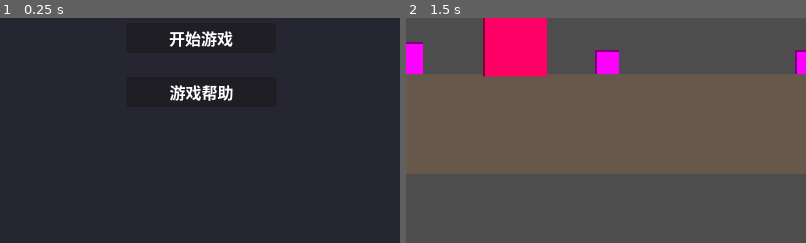
Above: before the commit, frames 1-2 (left to right).
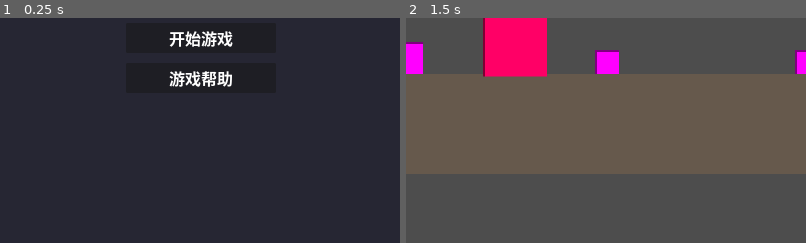
Above: after the commit, the same moments.

Repository: Lnx-Tao/GGJ2026
Game: Godot game, scene res://Scene/MainMenu.tscn
Two runs of this game, one before a commit and one after it. Both use one fixed random seed, a clock stepped at 60 frames per second and the inputs below.
Inputs (mouse positions are % of the whole screen's width and height, from its top left):
- Up to frame 1 (0.25 s): no input
- Up to frame 2 (1.5 s): click "开始游戏" at 0.5 s; tap Enter at 1.25 s; move the mouse to (72, 45) at 1.27 s; tap E at 1.35 s; click (72, 45) at 1.42 s
The pictures show only the part of the screen within x 25-75%, y 41-91%; the shares and areas given below are measured in that part.

The runs differ from the first frame. In frame 1, 1.5% of the frame differs, in the area x 42-59%, y 23-37%; in frame 2, nothing differs.

Commit message:
主界面音乐播放逻辑

Diff:
--- a/ggj-2026/Scene/MainMenu.tscn
+++ b/ggj-2026/Scene/MainMenu.tscn
@@ -1,6 +1,7 @@
-[gd_scene load_steps=2 format=3 uid="uid://ciqidfoioy0ml"]
+[gd_scene load_steps=3 format=3 uid="uid://ciqidfoioy0ml"]
 
-[ext_resource type="Script" uid="uid://dpnjfylsk77c0" path="res://Script/main_menu.gd" id="1_main_menu"]
+[ext_resource type="Script" path="res://Script/main_menu.gd" id="1_main_menu"]
+[ext_resource type="AudioStream" uid="uid://dcgxyban2hhr6" path="res://Music/bgm0.ogg" id="2_bgm"]
 
 [node name="MainMenu" type="Control"]
 layout_mode = 3
@@ -61,13 +62,18 @@
 anchor_top = 0.5
 anchor_right = 0.5
 anchor_bottom = 0.5
-offset_left = -149.0
-offset_top = 38.0
-offset_right = 151.0
-offset_bottom = 98.0
+offset_left = -150.0
+offset_top = 10.0
+offset_right = 150.0
+offset_bottom = 70.0
 grow_horizontal = 2
 grow_vertical = 2
 theme_override_colors/font_color = Color(1, 1, 1, 1)
 theme_override_colors/font_hover_color = Color(0.8, 0.9, 1, 1)
 theme_override_font_sizes/font_size = 32
 text = "游戏帮助"
+
+[node name="BGMPlayer" type="AudioStreamPlayer" parent="."]
+stream = ExtResource("2_bgm")
+autoplay = true
+bus = &"Master"
--- a/ggj-2026/Script/main_menu.gd
+++ b/ggj-2026/Script/main_menu.gd
@@ -5,6 +5,7 @@
 @onready var start_button: Button = $StartButton
 @onready var help_button: Button = $HelpButton
 @onready var title_label: Label = $TitleLabel
+@onready var bgm_player: AudioStreamPlayer = $BGMPlayer
 
 func _ready() -> void:
 	# 连接按钮信号
@@ -13,6 +14,15 @@
 
 	# 确保游戏未暂停
 	get_tree().paused = false
+
+	# 设置背景音乐循环播放
+	if bgm_player.stream:
+		# 确保音乐会循环播放
+		if bgm_player.stream is AudioStreamOggVorbis:
+			bgm_player.stream.loop = true
+		# 如果autoplay没有自动播放，手动播放
+		if not bgm_player.playing:
+			bgm_player.play()
 
 ## 开始游戏按钮点击
 func _on_start_button_pressed() -> void:
Not shown, added: ggj-2026/背景音乐说明.md
